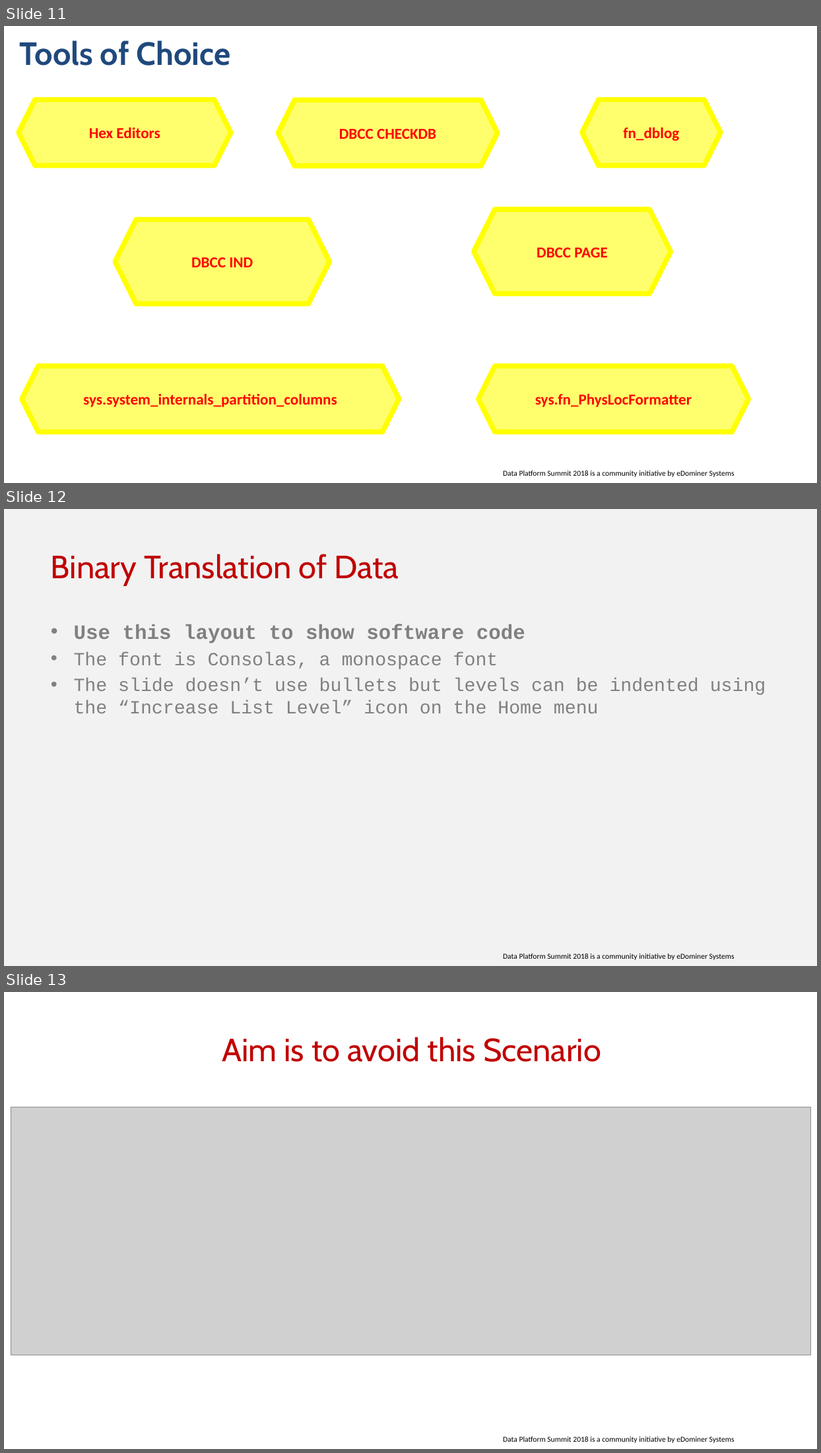
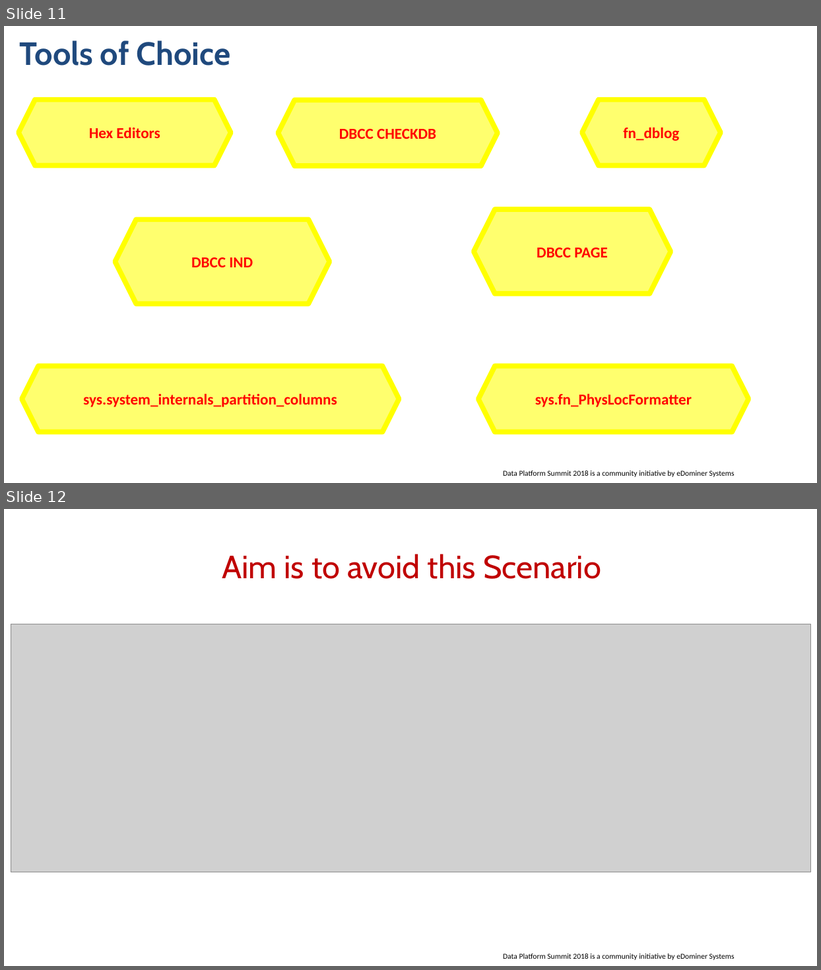
Before and after one commit to sqllensman/Presentations, a slide deck: DPS 2018/Corruption/DatabaseCorruption.pptx. Shown one above the other, each under a label of ours: slides 11, 12 and 13 before the commit, slides 11 and 12 after it. The pictures are 821x1453 and 821x970 pixels, drawn with LibreOffice and Linux fonts; fonts in the diff are those of the drawing; grey boxes stand for pictures; background and template pictures are left out. Boxes give left, top, right and bottom in pixels: in the first picture for what was removed or moved away, otherwise in the second. Text is boxed around its words. In the diff, an @@ line names an element or a change of style, - is before the commit and + after.

```diff
--- a/DPS 2018/Corruption/DatabaseCorruption.pptx
+++ b/DPS 2018/Corruption/DatabaseCorruption.pptx
@@ slide 12 removed at (4, 509, 817, 966), background #F2F2F2; not listed: 1 template element that a slide beside it also shows @@
@@ title removed at (51, 554, 399, 586) @@
-Binary Translation of Data
@@ text removed at (74, 624, 766, 714) @@
-• Use this layout to show software code
-• The font is Consolas, a monospace font
-• The slide doesn’t use bullets but levels can be indented using the “Increase List Level” icon on the Home menu
@@ what was slide 13 is now slide 12 @@
```
Also in this commit, not shown: 1 slide changed, 52 other files.
